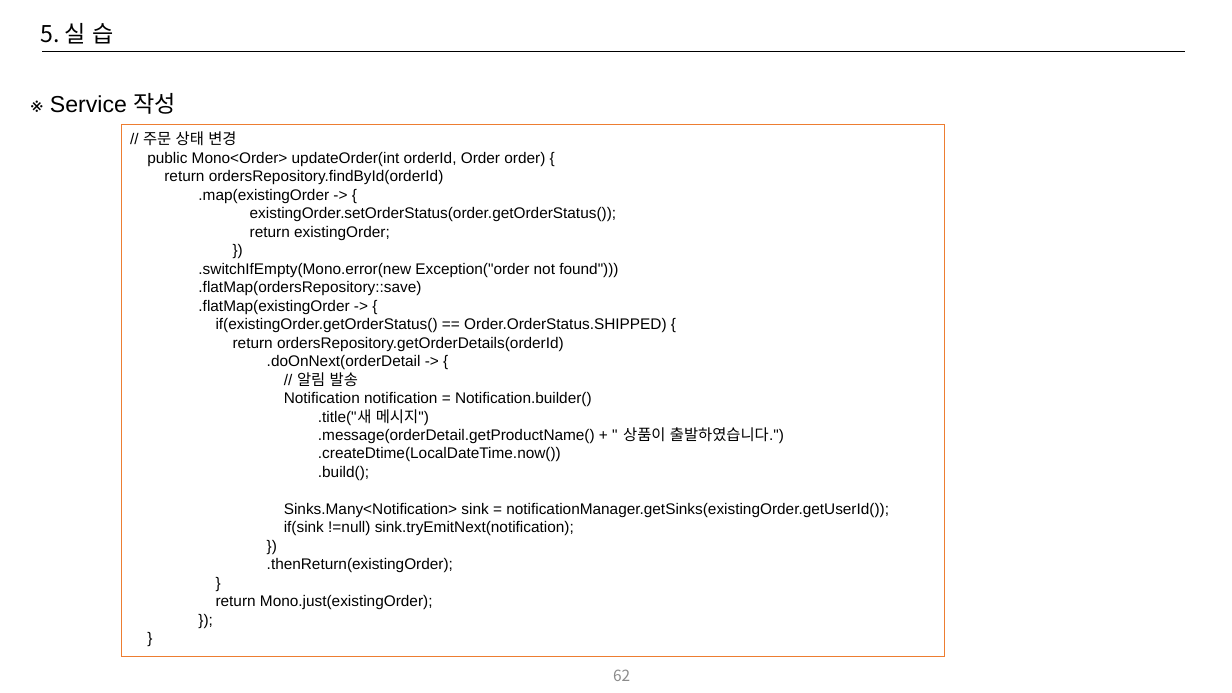
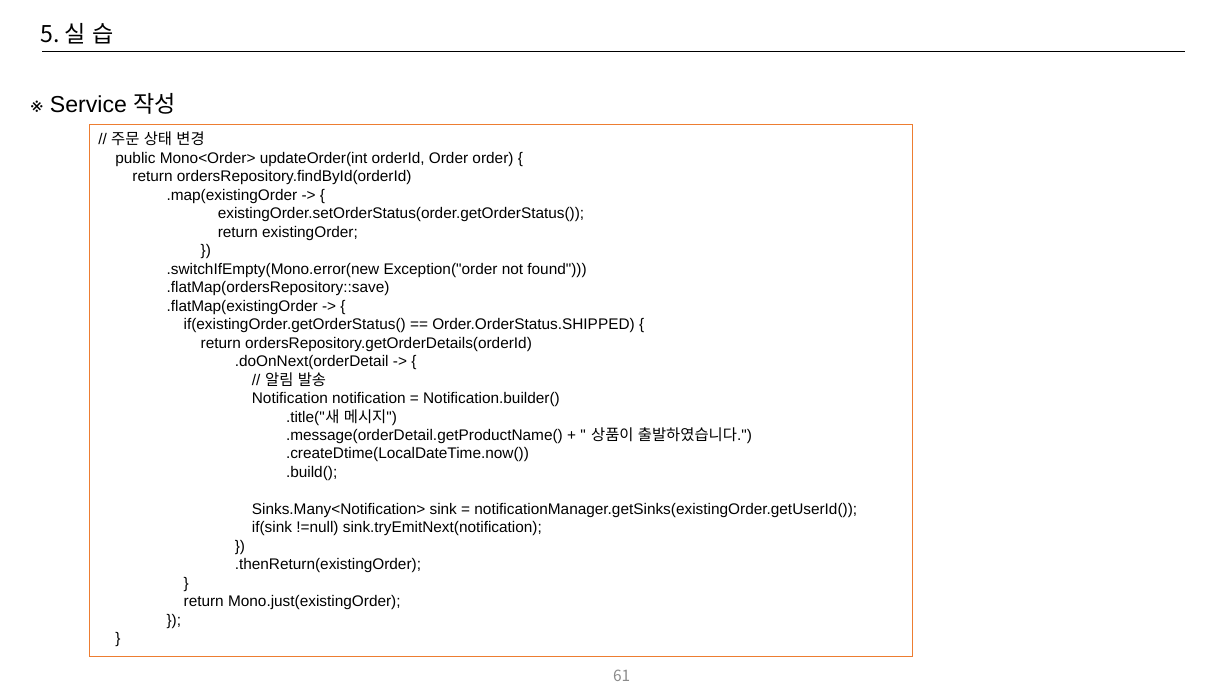
Before and after one commit to CYEOL2/webflux_example, a slide deck: slide 61 of doc/Reactive Programing 교육자료_20250714_v02.pptx (slide 62 before the commit). Drawn at 1232x693 pixels with LibreOffice and Linux fonts; fonts in the diff are those of the drawing. Boxes give left, top, right and bottom in pixels: in the first picture for what was removed or moved away, otherwise in the second. Text is boxed around its words. In the diff, an @@ line names an element or a change of style, - is before the commit and + after.

```diff
--- a/doc/Reactive Programing 교육자료_20250714_v02.pptx
+++ b/doc/Reactive Programing 교육자료_20250714_v02.pptx
@@ rectangle "// 주문 상태 변경" moved from (x1=121, y1=125, x2=945, y2=657) to (x1=90, y1=125, x2=913, y2=657) @@
@@ page number at (x1=613, y1=669, x2=630, y2=681): text changed @@
-62
+61
```
Also in this commit, not shown: 16 other slides changed, 3 slides added, 2 slides removed, 4 other files.
